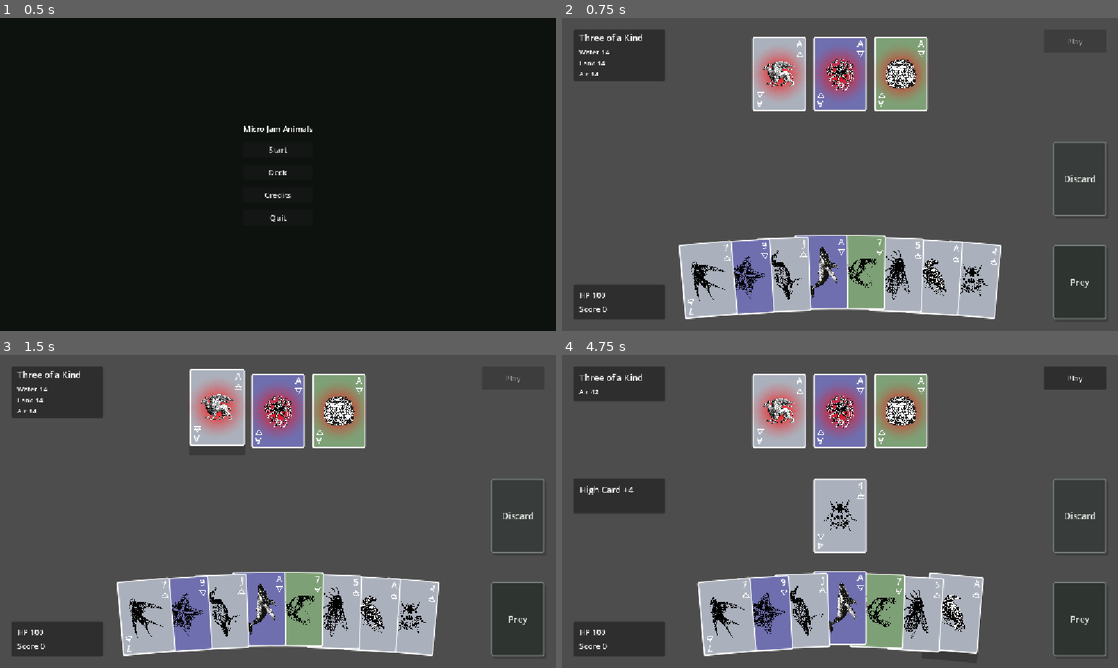
Above: before the commit, frames 1-4 (two rows, left to right).
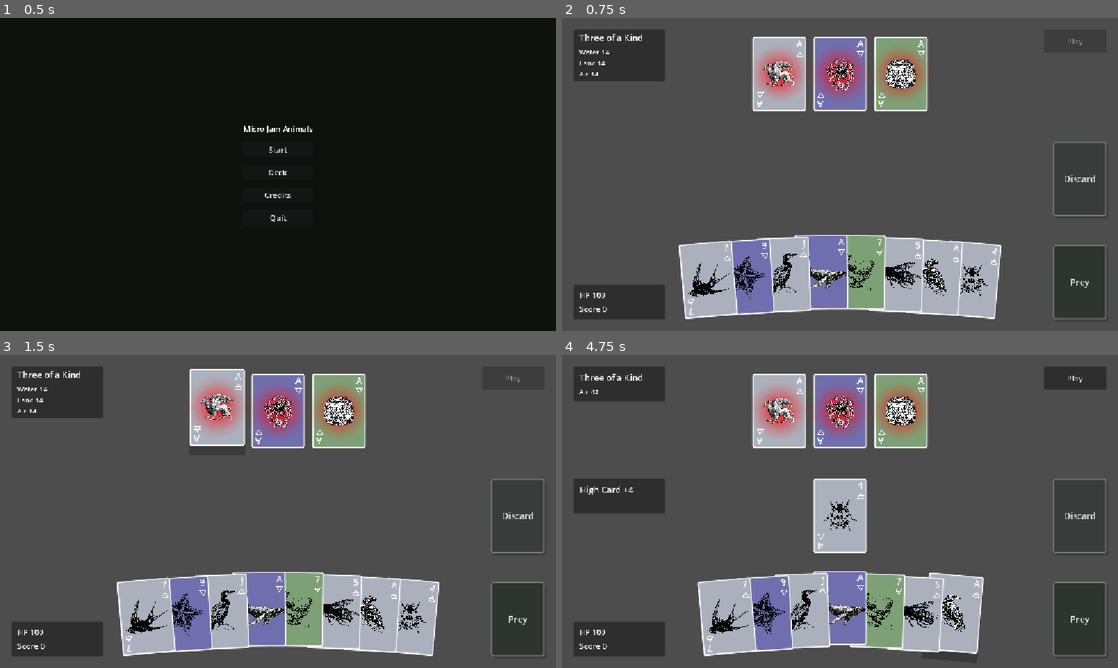
Above: after the commit, the same moments.

Repository: Chipi-Chapa-Corp/micro-jam-animals
Game: Godot game, scene res://scenes/main-menu/scene.tscn
Same seed, same stepped clock (60 frames per second), same inputs: the game is played once before the commit and once after it.
Inputs (mouse positions are in pixels of both pictures, inside the frame that each line leads up to):
- Up to frame 1 (0.5 s): no input
- Up to frame 2 (0.75 s): click "Start" at 0.5 s
- Up to frame 3 (1.5 s): tap Enter at 1.25 s; move the mouse to (216, 411) at 1.27 s; click (216, 411) at 1.42 s
- Up to frame 4 (4.75 s): tap Space at 2, 3.5 s; move the mouse to (840, 411) at 2.02 s; click (840, 411) at 2.17 s; tap Enter at 2.75, 4.25 s; move the mouse to (901, 411) at 2.77 s; click (901, 411) at 2.92 s; move the mouse to (1079, 514) at 3.52 s; click (1079, 514) at 3.67 s; move the mouse to (973, 617) at 4.27 s; click (973, 617) at 4.42 s

Frame 1 is identical in both runs. In frame 2, 1.5% of the frame differs, in the area x 22-65%, y 73-91%; in frame 3, 1.5%; in frame 4, 1.6%, in the area x 26-68%, y 72-91%.

Commit message:
fix: draw animation

Diff:
--- a/globals/cards.gd
+++ b/globals/cards.gd
@@ -115,45 +115,45 @@
 ]
 
 const DEFINITIONS: Dictionary = {
-	"prey_water_1": {"id": "prey_water_1", "value": 1, "suit": SUIT_WATER, "scale": 1.5, "rotation": - 90},
-	"prey_water_2": {"id": "prey_water_2", "value": 2, "suit": SUIT_WATER, "scale": 1.5, "rotation": - 90},
-	"prey_water_3": {"id": "prey_water_3", "value": 3, "suit": SUIT_WATER, "scale": 1.5, "rotation": 90},
-	"prey_water_4": {"id": "prey_water_4", "value": 4, "suit": SUIT_WATER, "scale": 1.3, "rotation": - 65},
-	"prey_water_5": {"id": "prey_water_5", "value": 5, "suit": SUIT_WATER, "scale": 1.6, "rotation": - 90},
+	"prey_water_1": {"id": "prey_water_1", "value": 1, "suit": SUIT_WATER, "scale": 1.5, "rotation": 0},
+	"prey_water_2": {"id": "prey_water_2", "value": 2, "suit": SUIT_WATER, "scale": 1.5, "rotation": 0},
+	"prey_water_3": {"id": "prey_water_3", "value": 3, "suit": SUIT_WATER, "scale": 1.5, "rotation": 0},
+	"prey_water_4": {"id": "prey_water_4", "value": 4, "suit": SUIT_WATER, "scale": 1.3, "rotation": 0},
+	"prey_water_5": {"id": "prey_water_5", "value": 5, "suit": SUIT_WATER, "scale": 1.6, "rotation": 0},
 	"prey_water_6": {"id": "prey_water_6", "value": 6, "suit": SUIT_WATER, "scale": 1.4, "rotation": 0},
-	"prey_water_7": {"id": "prey_water_7", "value": 7, "suit": SUIT_WATER, "scale": 1.4, "rotation": 90},
-	"prey_water_8": {"id": "prey_water_8", "value": 8, "suit": SUIT_WATER, "scale": 1.5, "rotation": - 90},
+	"prey_water_7": {"id": "prey_water_7", "value": 7, "suit": SUIT_WATER, "scale": 1.4, "rotation": 0},
+	"prey_water_8": {"id": "prey_water_8", "value": 8, "suit": SUIT_WATER, "scale": 1.5, "rotation": 0},
 	"prey_water_9": {"id": "prey_water_9", "value": 9, "suit": SUIT_WATER, "scale": 1.3, "rotation": 0},
-	"prey_water_10": {"id": "prey_water_10", "value": 10, "suit": SUIT_WATER, "scale": 1.3, "rotation": 90},
-	"prey_water_11": {"id": "prey_water_11", "value": 11, "suit": SUIT_WATER, "scale": 1.6, "rotation": - 70},
-	"prey_water_12": {"id": "prey_water_12", "value": 12, "suit": SUIT_WATER, "scale": 1.7, "rotation": - 70},
-	"prey_water_13": {"id": "prey_water_13", "value": 13, "suit": SUIT_WATER, "scale": 1.6, "rotation": - 70},
+	"prey_water_10": {"id": "prey_water_10", "value": 10, "suit": SUIT_WATER, "scale": 1.3, "rotation": 0},
+	"prey_water_11": {"id": "prey_water_11", "value": 11, "suit": SUIT_WATER, "scale": 1.6, "rotation": 0},
+	"prey_water_12": {"id": "prey_water_12", "value": 12, "suit": SUIT_WATER, "scale": 1.7, "rotation": 0},
+	"prey_water_13": {"id": "prey_water_13", "value": 13, "suit": SUIT_WATER, "scale": 1.6, "rotation": 0},
 	"prey_land_1": {"id": "prey_land_1", "value": 1, "suit": SUIT_LAND, "scale": 1.6, "rotation": 0},
-	"prey_land_2": {"id": "prey_land_2", "value": 2, "suit": SUIT_LAND, "scale": 1.5, "rotation": - 90},
+	"prey_land_2": {"id": "prey_land_2", "value": 2, "suit": SUIT_LAND, "scale": 1.5, "rotation": 0},
 	"prey_land_3": {"id": "prey_land_3", "value": 3, "suit": SUIT_LAND, "scale": 1, "rotation": 0},
-	"prey_land_4": {"id": "prey_land_4", "value": 4, "suit": SUIT_LAND, "scale": 1.5, "rotation": 90},
-	"prey_land_5": {"id": "prey_land_5", "value": 5, "suit": SUIT_LAND, "scale": 1.5, "rotation": 90},
-	"prey_land_6": {"id": "prey_land_6", "value": 6, "suit": SUIT_LAND, "scale": 1.5, "rotation": - 90},
-	"prey_land_7": {"id": "prey_land_7", "value": 7, "suit": SUIT_LAND, "scale": 1.1, "rotation": 90},
+	"prey_land_4": {"id": "prey_land_4", "value": 4, "suit": SUIT_LAND, "scale": 1.5, "rotation": 0},
+	"prey_land_5": {"id": "prey_land_5", "value": 5, "suit": SUIT_LAND, "scale": 1.5, "rotation": 0},
+	"prey_land_6": {"id": "prey_land_6", "value": 6, "suit": SUIT_LAND, "scale": 1.5, "rotation": 0},
+	"prey_land_7": {"id": "prey_land_7", "value": 7, "suit": SUIT_LAND, "scale": 1.1, "rotation": 0},
 	"prey_land_8": {"id": "prey_land_8", "value": 8, "suit": SUIT_LAND, "scale": 1.5, "rotation": 0},
-	"prey_land_9": {"id": "prey_land_9", "value": 9, "suit": SUIT_LAND, "scale": 1.4, "rotation": 90},
-	"prey_land_10": {"id": "prey_land_10", "value": 10, "suit": SUIT_LAND, "scale": 1.5, "rotation": 90},
-	"prey_land_11": {"id": "prey_land_11", "value": 11, "suit": SUIT_LAND, "scale": 1.5, "rotation": 90},
-	"prey_land_12": {"id": "prey_land_12", "value": 12, "suit": SUIT_LAND, "scale": 1.2, "rotation": 90},
+	"prey_land_9": {"id": "prey_land_9", "value": 9, "suit": SUIT_LAND, "scale": 1.4, "rotation": 0},
+	"prey_land_10": {"id": "prey_land_10", "value": 10, "suit": SUIT_LAND, "scale": 1.5, "rotation": 0},
+	"prey_land_11": {"id": "prey_land_11", "value": 11, "suit": SUIT_LAND, "scale": 1.5, "rotation": 0},
+	"prey_land_12": {"id": "prey_land_12", "value": 12, "suit": SUIT_LAND, "scale": 1.2, "rotation": 0},
 	"prey_land_13": {"id": "prey_land_13", "value": 13, "suit": SUIT_LAND, "scale": 1.3, "rotation": 0},
 	"prey_air_1": {"id": "prey_air_1", "value": 1, "suit": SUIT_AIR, "scale": 1, "rotation": 0},
 	"prey_air_2": {"id": "prey_air_2", "value": 2, "suit": SUIT_AIR, "scale": 1, "rotation": 0},
 	"prey_air_3": {"id": "prey_air_3", "value": 3, "suit": SUIT_AIR, "scale": 1, "rotation": 0},
 	"prey_air_4": {"id": "prey_air_4", "value": 4, "suit": SUIT_AIR, "scale": 1, "rotation": 0},
-	"prey_air_5": {"id": "prey_air_5", "value": 5, "suit": SUIT_AIR, "scale": 1.5, "rotation": 90},
-	"prey_air_6": {"id": "prey_air_6", "value": 6, "suit": SUIT_AIR, "scale": 1.5, "rotation": 90},
-	"prey_air_7": {"id": "prey_air_7", "value": 7, "suit": SUIT_AIR, "scale": 1.3, "rotation": 90},
-	"prey_air_8": {"id": "prey_air_8", "value": 8, "suit": SUIT_AIR, "scale": 1.5, "rotation": 90},
-	"prey_air_9": {"id": "prey_air_9", "value": 9, "suit": SUIT_AIR, "scale": 1.2, "rotation": 50},
-	"prey_air_10": {"id": "prey_air_10", "value": 10, "suit": SUIT_AIR, "scale": 1.2, "rotation": - 45},
-	"prey_air_11": {"id": "prey_air_11", "value": 11, "suit": SUIT_AIR, "scale": 1.2, "rotation": - 45},
-	"prey_air_12": {"id": "prey_air_12", "value": 12, "suit": SUIT_AIR, "scale": 1.3, "rotation": - 45},
-	"prey_air_13": {"id": "prey_air_13", "value": 13, "suit": SUIT_AIR, "scale": 1.1, "rotation": 45},
+	"prey_air_5": {"id": "prey_air_5", "value": 5, "suit": SUIT_AIR, "scale": 1.5, "rotation": 0},
+	"prey_air_6": {"id": "prey_air_6", "value": 6, "suit": SUIT_AIR, "scale": 1.5, "rotation": 0},
+	"prey_air_7": {"id": "prey_air_7", "value": 7, "suit": SUIT_AIR, "scale": 1.3, "rotation": 0},
+	"prey_air_8": {"id": "prey_air_8", "value": 8, "suit": SUIT_AIR, "scale": 1.5, "rotation": 0},
+	"prey_air_9": {"id": "prey_air_9", "value": 9, "suit": SUIT_AIR, "scale": 1.2, "rotation": 0},
+	"prey_air_10": {"id": "prey_air_10", "value": 10, "suit": SUIT_AIR, "scale": 1.2, "rotation": 0},
+	"prey_air_11": {"id": "prey_air_11", "value": 11, "suit": SUIT_AIR, "scale": 1.2, "rotation": 0},
+	"prey_air_12": {"id": "prey_air_12", "value": 12, "suit": SUIT_AIR, "scale": 1.3, "rotation": 0},
+	"prey_air_13": {"id": "prey_air_13", "value": 13, "suit": SUIT_AIR, "scale": 1.1, "rotation": 0},
 	"predator_water_1": {"id": "predator_water_1", "value": 1, "suit": SUIT_WATER, "scale": 1, "rotation": 0},
 	"predator_water_2": {"id": "predator_water_2", "value": 2, "suit": SUIT_WATER, "scale": 1, "rotation": 0},
 	"predator_water_3": {"id": "predator_water_3", "value": 3, "suit": SUIT_WATER, "scale": 1, "rotation": 0},
--- a/scenes/game/script.gd
+++ b/scenes/game/script.gd
@@ -377,13 +377,14 @@
 
 	prey_pile.begin_draw_animations()
 	var from_global_position := prey_pile.get_draw_global_position()
+	var target_states := _hide_player_hand_draw_targets(new_cards)
 	for index in range(new_cards.size()):
 		var card = new_cards[index]
 		if card is Dictionary:
 			if index == new_cards.size() - 1:
-				await _animate_card_draw_from_pile(card, from_global_position)
+				await _animate_card_draw_from_pile(card, from_global_position, target_states)
 			else:
-				_animate_card_draw_from_pile(card, from_global_position)
+				_animate_card_draw_from_pile(card, from_global_position, target_states)
 
 			if index < new_cards.size() - 1:
 				await get_tree().create_timer(CARD_DRAW_STAGGER_DURATION).timeout
@@ -478,16 +479,23 @@
 		target_card.mouse_filter = target_mouse_filter
 
 
-func _animate_card_draw_from_pile(card: Dictionary, from_global_position: Vector2) -> void:
+func _animate_card_draw_from_pile(
+	card: Dictionary, from_global_position: Vector2, target_states: Dictionary = {}
+) -> void:
 	var card_id := str(card.get("id", ""))
 	var target_card := _get_target_card(player_hand_deck, card_id)
 	var target_modulate := Color.WHITE
 	var target_mouse_filter := Control.MOUSE_FILTER_STOP
 	if target_card:
-		target_modulate = target_card.modulate
-		target_mouse_filter = target_card.mouse_filter
-		target_card.modulate.a = 0.0
-		target_card.mouse_filter = Control.MOUSE_FILTER_IGNORE
+		if target_states.has(card_id):
+			var target_state = target_states[card_id]
+			target_modulate = Color(target_state.get("modulate", target_card.modulate))
+			target_mouse_filter = int(target_state.get("mouse_filter", target_card.mouse_filter))
+		else:
+			target_modulate = target_card.modulate
+			target_mouse_filter = target_card.mouse_filter
+			target_card.modulate.a = 0.0
+			target_card.mouse_filter = Control.MOUSE_FILTER_IGNORE
 
 	var moving_card := CARD_SCENE.instantiate() as CardScene
 	moving_card.configure(
@@ -540,6 +548,31 @@
 		target_card.mouse_filter = target_mouse_filter
 
 
+func _hide_player_hand_draw_targets(cards: Array) -> Dictionary:
+	var target_states := {}
+
+	for card in cards:
+		if not (card is Dictionary):
+			continue
+
+		var card_id := str(card.get("id", ""))
+		if card_id.is_empty() or target_states.has(card_id):
+			continue
+
+		var target_card := _get_target_card(player_hand_deck, card_id)
+		if not target_card:
+			continue
+
+		target_states[card_id] = {
+			"modulate": target_card.modulate,
+			"mouse_filter": target_card.mouse_filter,
+		}
+		target_card.modulate.a = 0.0
+		target_card.mouse_filter = Control.MOUSE_FILTER_IGNORE
+
+	return target_states
+
+
 func _get_target_card(target_deck: Node, card_id: String) -> CardScene:
 	if target_deck.has_method("get_card_by_id"):
 		return target_deck.get_card_by_id(card_id) as CardScene
